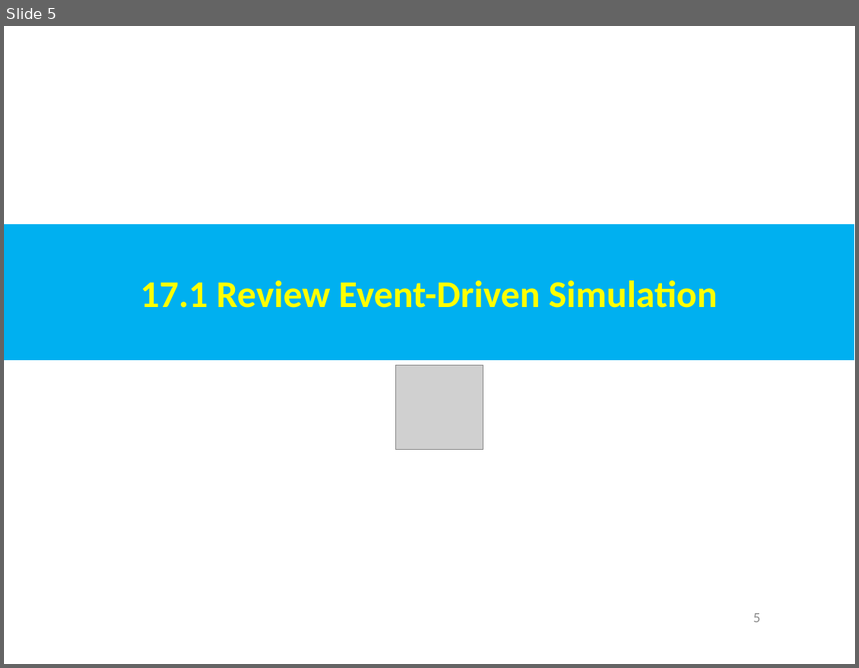
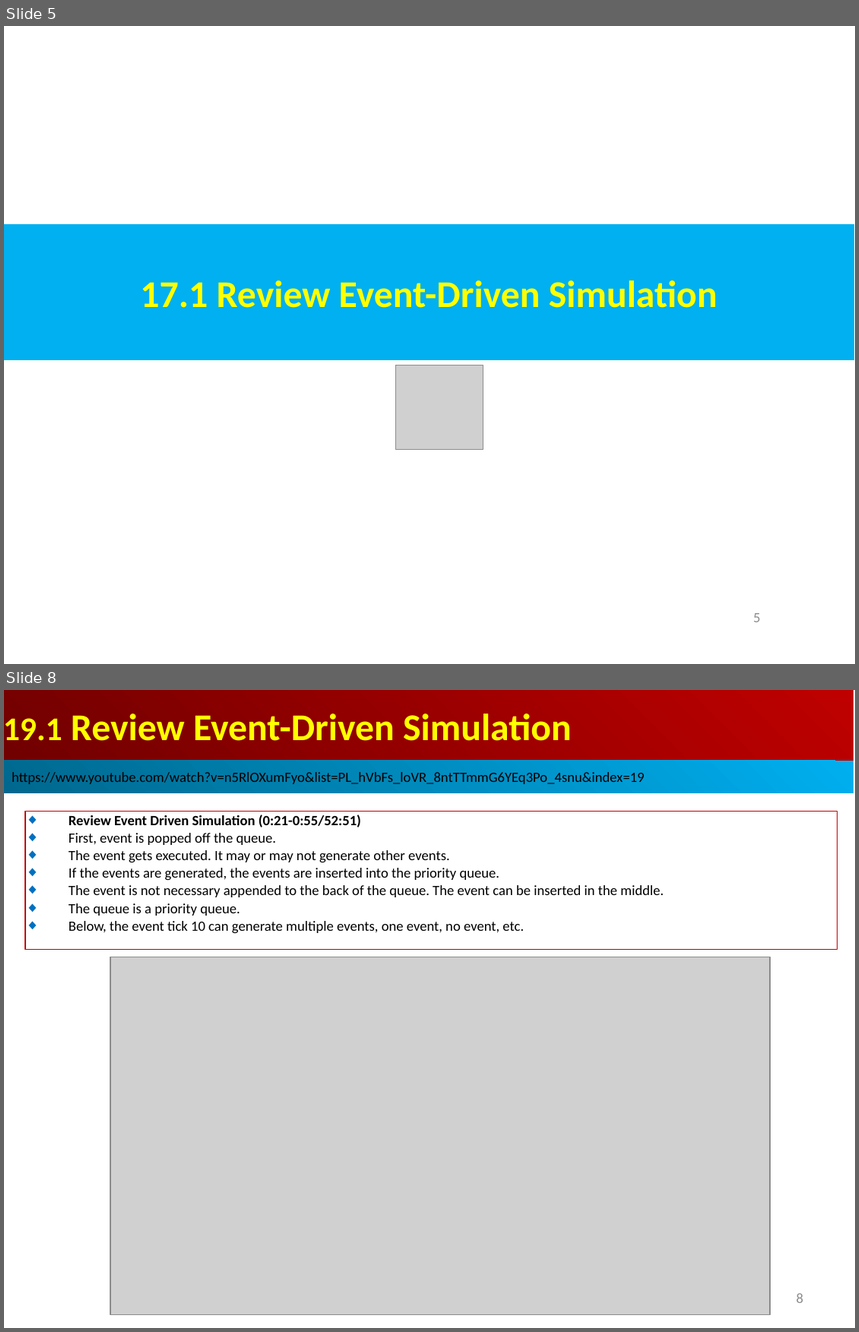
Before and after one commit to peterhchen/AIU_CS850_Gem5_McPAT, a slide deck: 050_Gem5/019.EventDrSim/000_Video/019.EventDrSim.ppt. Shown one above the other, each under a label of ours: slide 5 before the commit, slides 5 and 8 after it; the slides between them are not shown. The pictures are 859x668 and 859x1332 pixels, drawn with LibreOffice and Linux fonts; fonts in the diff are those of the drawing; grey boxes stand for pictures. Boxes give left, top, right and bottom in pixels: in the first picture for what was removed or moved away, otherwise in the second. Text is boxed around its words. In the diff, an @@ line names an element or a change of style, - is before the commit and + after.

```diff
--- a/050_Gem5/019.EventDrSim/000_Video/019.EventDrSim.ppt
+++ b/050_Gem5/019.EventDrSim/000_Video/019.EventDrSim.ppt
@@ slide 8 added at (x1=4, y1=690, x2=855, y2=1328), background #FFFFFF @@
@@ rectangle added at (x1=4, y1=690, x2=854, y2=761), fill gradient #BF0000 to #710000, 32 pt, text #FFFF00, bold @@
+19.1 Review Event-Driven Simulation
@@ rectangle added at (x1=4, y1=761, x2=854, y2=794), fill gradient #00AFEF to #00688E, 12 pt, text #000000 @@
+https://www.youtube.com/watch?v=n5RlOXumFyo&list=PL_hVbFs_loVR_8ntTTmmG6YEq3Po_4snu&index=19
@@ rectangle added at (x1=25, y1=811, x2=837, y2=948), outline #C00000 0.74 pt, 12 pt, text #000000 @@
+◆ Review Event Driven Simulation (0:21-0:55/52:51)
+◆ First, event is popped off the queue.
+◆ The event gets executed. It may or may not generate other events.
+◆ If the events are generated, the events are inserted into the priority queue.
+◆ The event is not necessary appended to the back of the queue. The event can be inserted in the middle.
+◆ The queue is a priority queue.
+◆ Below, the event tick 10 can generate multiple events, one event, no event, etc.
@@ picture added at (x1=110, y1=958, x2=770, y2=1315) @@
@@ page number added at (x1=797, y1=1293, x2=804, y2=1303), 12 pt, text #8B8B8B @@
+8
```
Also in this commit, not shown: 1 slide changed, 2 other slides added.
